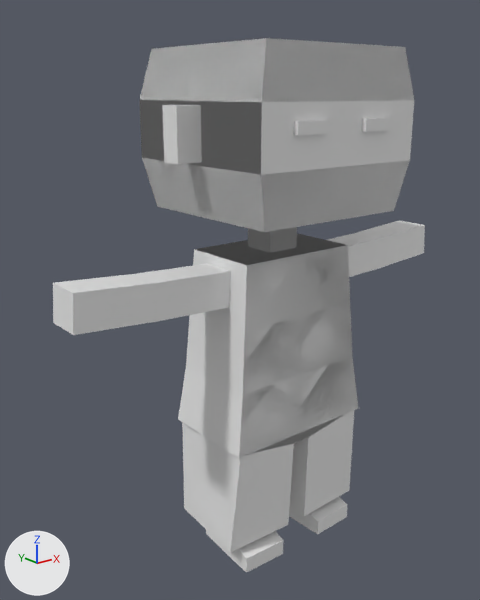
The Blender file Assets/Characters/jimmy.blend, before and after one commit.
Both versions are drawn from a 50 mm camera at (-1.329, -1.44, 1.43) aimed at (-0.074, 0.129, 0.803). The lights are fixed; the arrows at lower left show +X, +Y and +Z.

The scene before the commit, as lines of its bpy script (objects in view):
```python
mat_material = principled_material('Material')
mat_material.base_color = (0.8, 0.8, 0.8)  # white #e7e7e7
me_cube = bpy.data.meshes.new('Cube')
me_cube.from_pydata(...)  # 164 vertices, 120 faces, 5 loose edges; spans x -0.69..0.36, y -0.24..0.37, z -0.01..1.57
me_cube.materials.append(mat_material)  # its picture is missing
ob_jimmy = bpy.data.objects.new('Jimmy', me_cube)
ob_jimmy.location = (0.0, 0.0, 0.0)
_m = ob_jimmy.modifiers.new('Mirror', 'MIRROR')
_m.use_clip = True
```
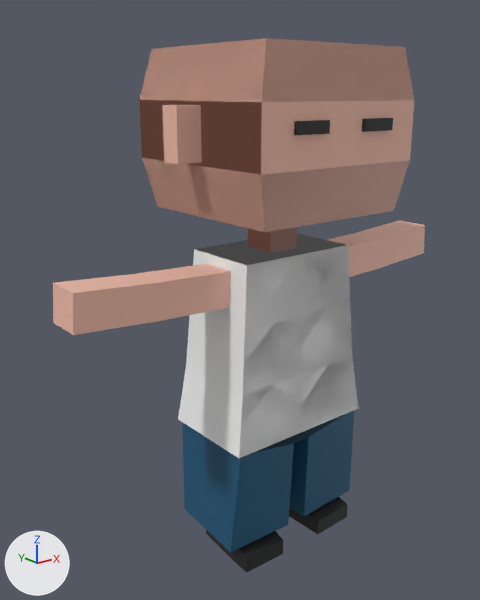
What changed in the scene script:
```text
Change mat_material:
    mat_material.base_color: (0.8, 0.8, 0.8) -> (0.88, 0.503, 0.397)  # white #e7e7e7 -> beige #f1bca9
Add mat_material_003:
    mat_material_003 = principled_material('Material.003')
    mat_material_003.base_color = (0.0137, 0.0137, 0.0137)  # black #1f1f1f
Add mat_material_002:
    mat_material_002 = principled_material('Material.002')
    mat_material_002.base_color = (0.00913, 0.0931, 0.181)  # dark blue #185676
Add mat_material_001:
    mat_material_001 = principled_material('Material.001')
    mat_material_001.base_color = (0.913, 0.913, 0.913)  # white #f5f5f5
Change me_cube:
    where me_cube.from_pydata(...)  # 164 vertices, 120 faces, 5 loose edges; spans x -0.69..0.36, y -0.24..0.37, z -0.01..1.57
    used by ob_jimmy; location = (0.0, 0.0, 0.0)
    me_cube part 1: all 26 faces centred in x -0.25..0.13, y -0.09..0.22, z 0.41..0.97 switch from mat_material (its picture is missing) to mat_material_001 (white #f5f5f5)
    me_cube part 2: all 24 faces centred in x -0.14..0.26, y -0.09..0.22, z 0.07..0.39 switch from mat_material (its picture is missing) to mat_material_002 (dark blue #185676)
    me_cube part 3: all 9 faces centred in x 0.07..0.23, y -0.1..0.14, z -0.01..0.06 switch from mat_material (its picture is missing) to mat_material_003 (black #1f1f1f)
    me_cube part 4: all 5 faces centred in x 0.07..0.18, y -0.23..-0.22, z 1.33..1.36 switch from mat_material (its picture is missing) to mat_material_003 (black #1f1f1f)
```

What differs and where, as boxes (x1, y1, x2, y2) in the pictures (480 x 600 px):
'Jimmy', recoloured (white to beige): (53, 38, 425, 573) in both
part 1 of me_cube, recoloured: (178, 234, 358, 458) in both
part 2 of me_cube, recoloured (white to blue): (182, 410, 354, 552) in both
part 3 of me_cube, recoloured (white to black): (206, 497, 348, 573) in both
part 4 of me_cube, recoloured (white to black): (294, 118, 393, 135) in both
